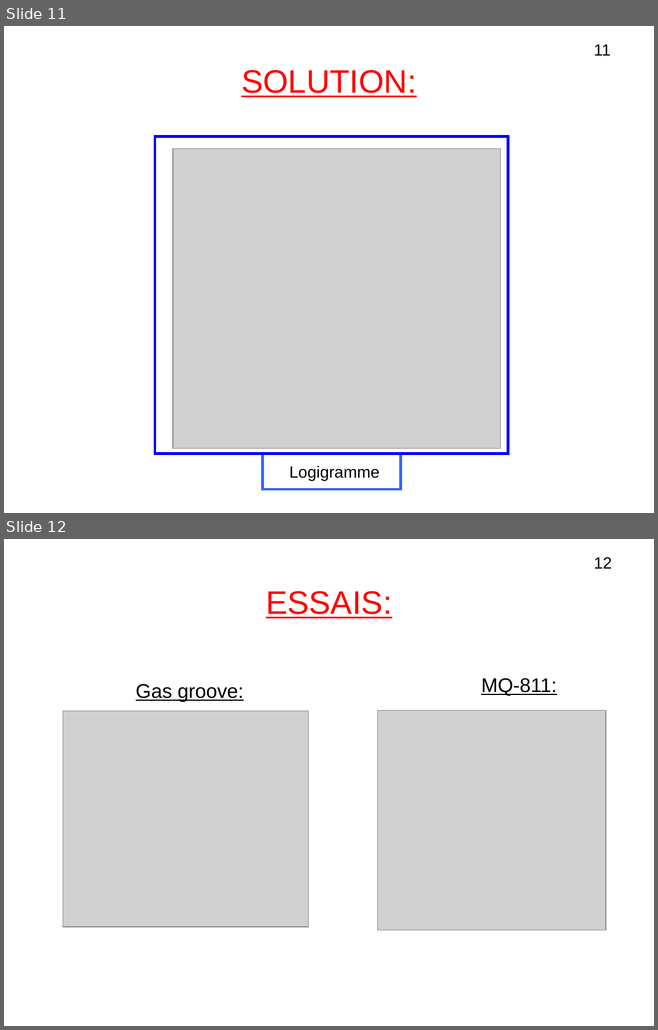
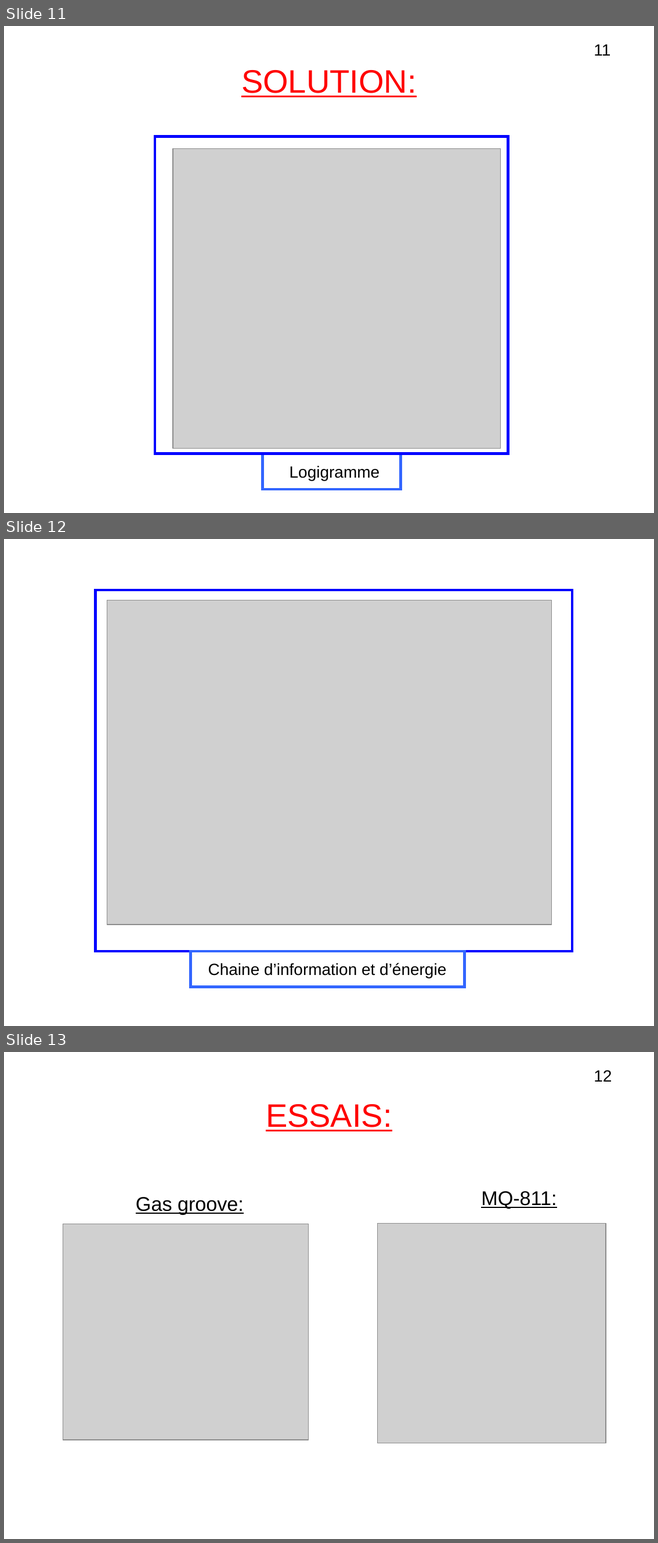
Before and after one commit to lesliesam96/Projet-STI2D, a slide deck: hugo/diapo_R2.odp. Shown one above the other, each under a label of ours: slides 11 and 12 before the commit, slides 11, 12 and 13 after it. The pictures are 658x1030 and 658x1543 pixels, drawn with LibreOffice and Linux fonts; fonts in the diff are those of the drawing; grey boxes stand for pictures. Boxes give left, top, right and bottom in pixels: in the first picture for what was removed or moved away, otherwise in the second. Text is boxed around its words. In the diff, an @@ line names an element or a change of style, - is before the commit and + after.

```diff
--- a/hugo/diapo_R2.odp
+++ b/hugo/diapo_R2.odp
@@ slide 12 added at (4, 539, 654, 1026), background #FFFFFF @@
@@ rectangle added at (96, 590, 572, 951), outline #0000FF 3 pt @@
@@ picture added at (107, 600, 552, 924) @@
@@ rectangle added at (190, 951, 464, 987), outline #3366FF 3 pt @@
@@ text added at (208, 963, 446, 978), 18 pt, text #000000 @@
+Chaine d’information et d’énergie
@@ what was slide 12 is now slide 13 @@
```
